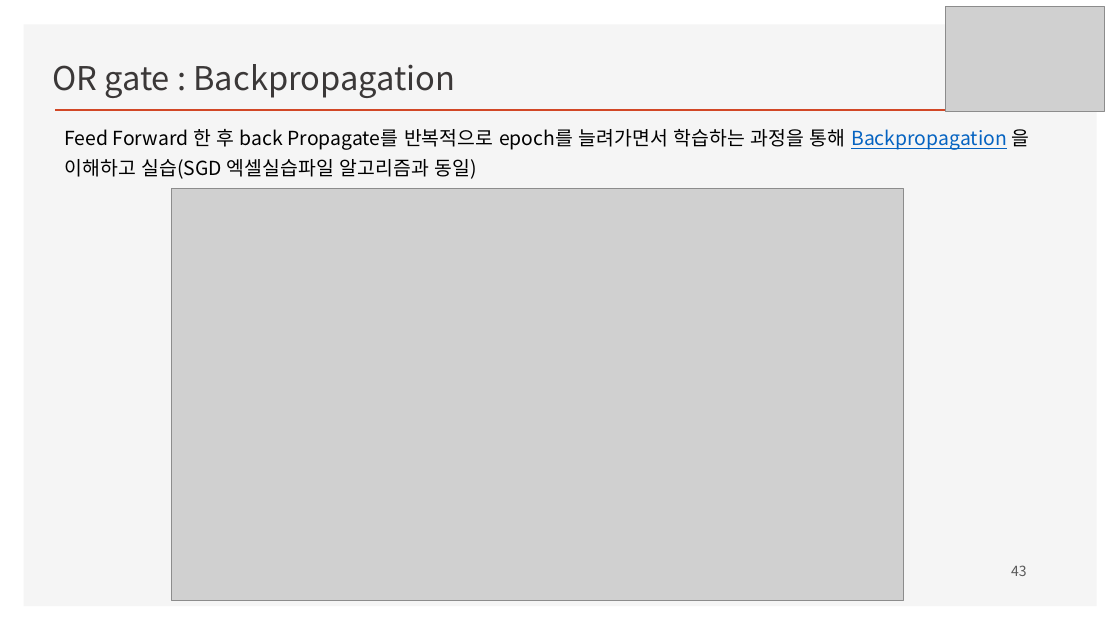
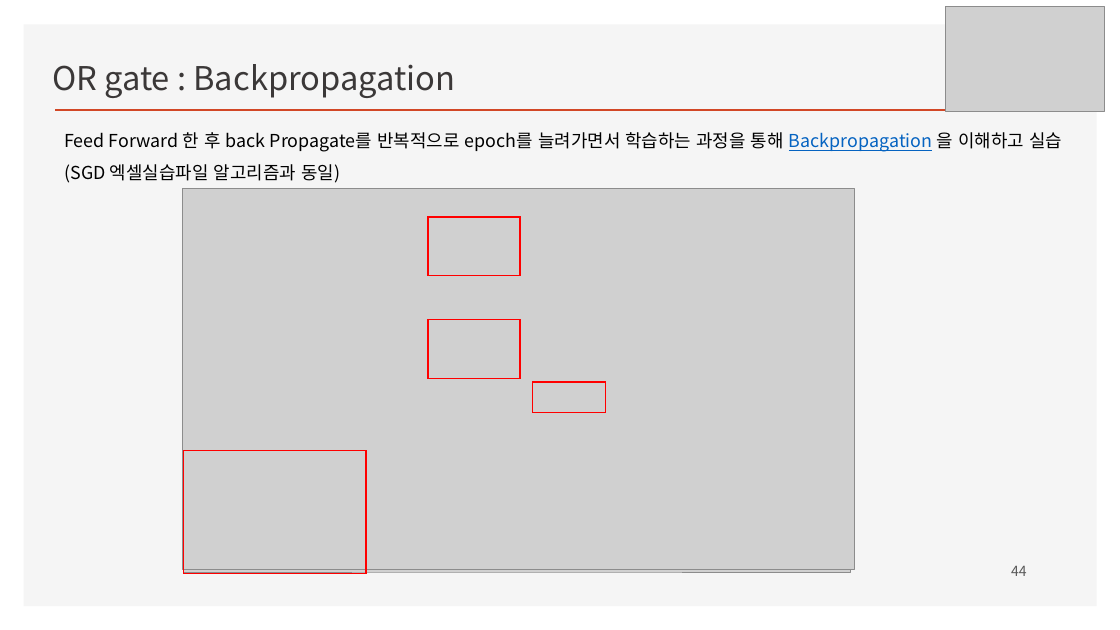
Before and after one commit to ancestor9/mathematics-for-machine-learning, a slide deck: slide 44 of Linear_Algebra/w4_Perceptron_Regression.pptx (slide 43 before the commit). Drawn at 1120x630 pixels with LibreOffice and Linux fonts; fonts in the diff are those of the drawing; grey boxes stand for pictures; background and template pictures are left out. Boxes give left, top, right and bottom in pixels: in the first picture for what was removed or moved away, otherwise in the second. Text is boxed around its words. In the diff, an @@ line names an element or a change of style, - is before the commit and + after.

```diff
--- a/Linear_Algebra/w4_Perceptron_Regression.pptx
+++ b/Linear_Algebra/w4_Perceptron_Regression.pptx
@@ text "Feed Forward 한 후 back ..." at bbox=[64, 132, 1062, 183]: size 16.6 to 15.3 pt; line spacing 1.3 to 1.5 @@
@@ picture: place and size @@
-picture at bbox=[171, 188, 903, 600]
+picture at bbox=[183, 188, 854, 569]
@@ picture added at bbox=[184, 192, 851, 572] @@
@@ picture added at bbox=[184, 191, 852, 570] @@
@@ rectangle added at bbox=[429, 217, 521, 276], outline #FF0000 1 pt @@
@@ rectangle added at bbox=[429, 320, 521, 379], outline #FF0000 1 pt @@
@@ rectangle added at bbox=[533, 382, 606, 413], outline #FF0000 1 pt @@
@@ rectangle added at bbox=[184, 451, 366, 574], outline #FF0000 1 pt @@
@@ page number at bbox=[1011, 566, 1027, 576]: text changed @@
-43
+44
```
Also in this commit, not shown: 1 slide added.
